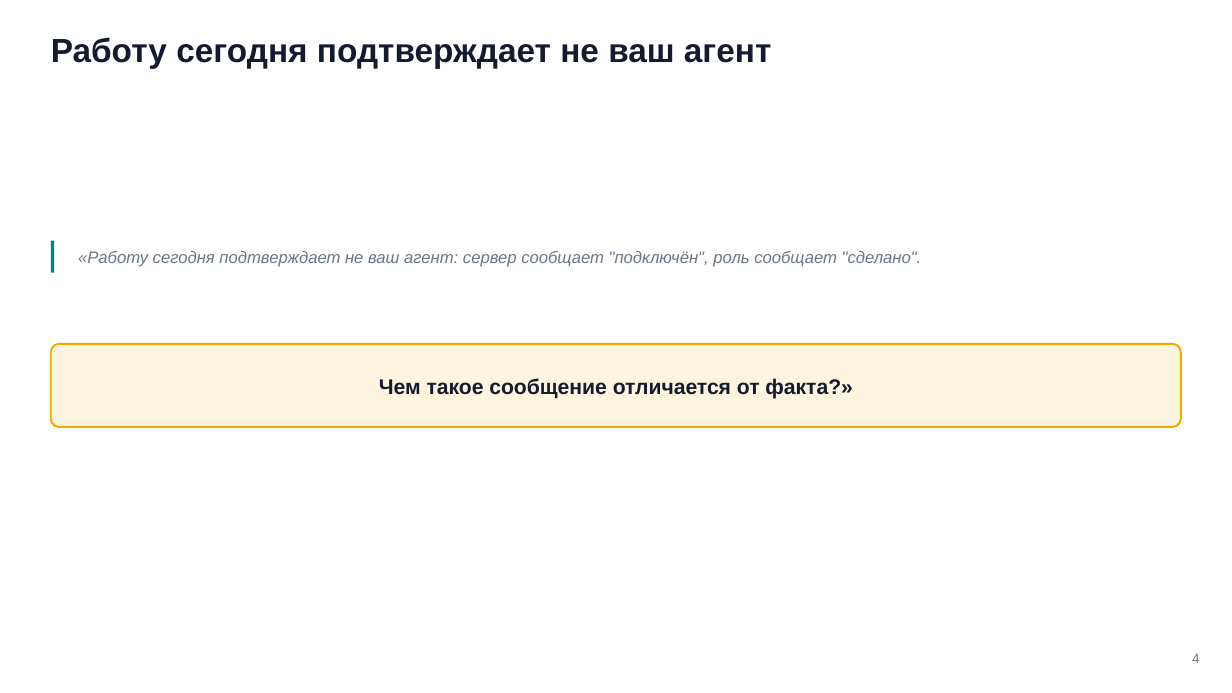
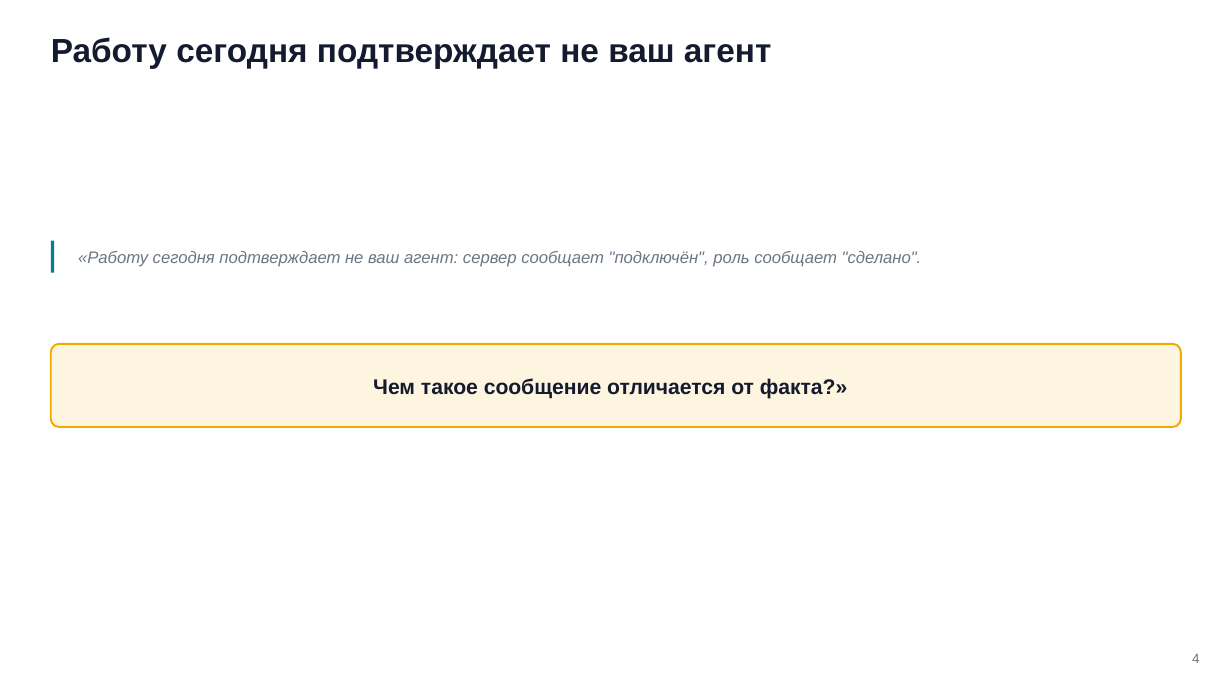
Before and after one commit to tellina-study/AI-usage-lessons, a slide deck: slide 4 of library/seminars/sem-06/rendered/sem-06.pptx. Drawn at 1232x693 pixels with LibreOffice and Linux fonts; fonts in the diff are those of the drawing. Boxes give left, top, right and bottom in pixels: in the first picture for what was removed or moved away, otherwise in the second. Text is boxed around its words. In the diff, an @@ line names an element or a change of style, - is before the commit and + after.

```diff
--- a/library/seminars/sem-06/rendered/sem-06.pptx
+++ b/library/seminars/sem-06/rendered/sem-06.pptx
@@ text "Чем такое сообщение отличается от ...": place and size @@
-text "Чем такое сообщение отличается от ..." at (379,378,852,399)
+text "Чем такое сообщение отличается от ..." at (373,378,847,399)
```
Also in this commit, not shown: 19 other slides changed, 24 other files.
